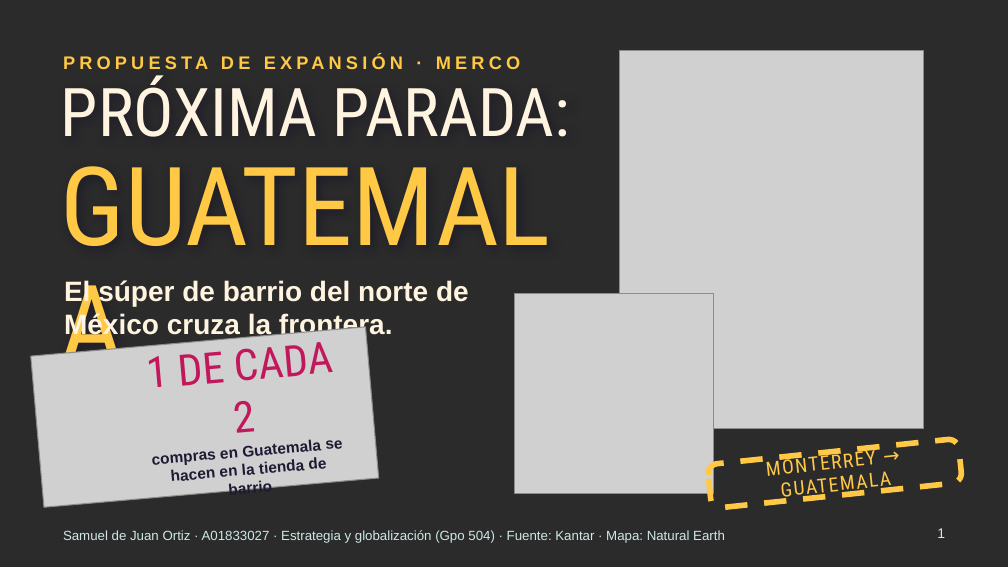
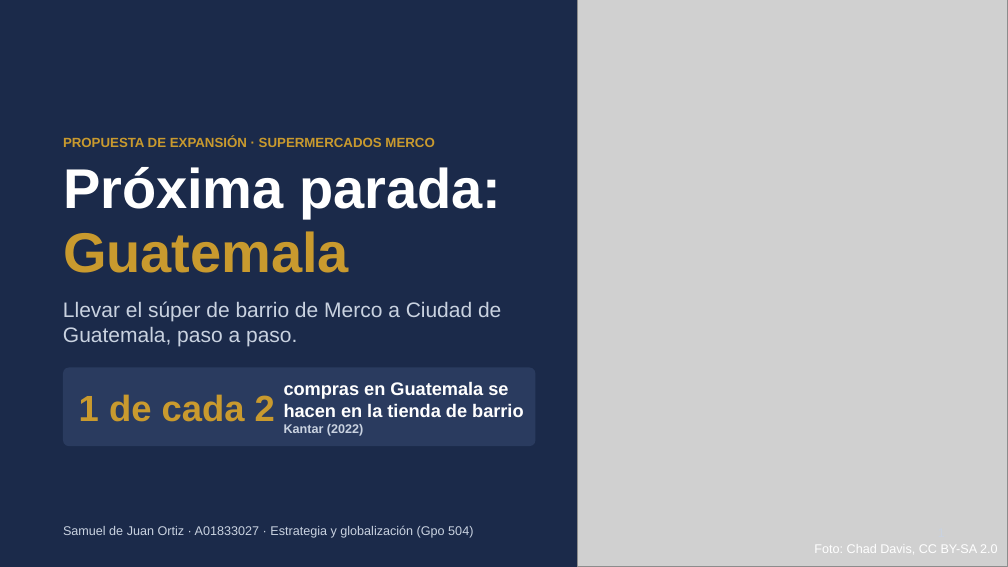
Before and after one commit to samueldejuan/samuel, a slide deck: slide 1 of presentacion/Pitch_Merco_Guatemala.pptx. Drawn at 1008x567 pixels with LibreOffice and Linux fonts; fonts in the diff are those of the drawing; grey boxes stand for pictures; background and template pictures are left out; a plain dark background stands for a picture behind light text. Boxes give left, top, right and bottom in pixels: in the first picture for what was removed or moved away, otherwise in the second. Text is boxed around its words. In the diff, an @@ line names an element or a change of style, - is before the commit and + after.

```diff
--- a/presentacion/Pitch_Merco_Guatemala.pptx
+++ b/presentacion/Pitch_Merco_Guatemala.pptx
@@ background picture (left out) to #1B2A4A @@
@@ picture: place and size @@
-picture at box(620, 50, 924, 428)
+picture at box(578, 0, 1008, 566)
@@ text at box(63, 136, 434, 147): text changed; size 13 to 9.5 pt; text colour #FFC845 to #C99A2E @@
-PROPUESTA DE EXPANSIÓN · MERCO
+PROPUESTA DE EXPANSIÓN · SUPERMERCADOS MERCO
@@ text at box(63, 167, 501, 273): text changed; size 48 to 40 pt; font Roboto Condensed to Arial; text colour #FFF4E0 to #FFFFFF; bold on @@
-PRÓXIMA PARADA:
-GUATEMALA
+Próxima parada:
+Guatemala
@@ picture removed at box(514, 294, 714, 494) @@
@@ picture removed at box(30, 327, 378, 508) @@
@@ text at box(63, 301, 501, 347): text changed; size 20 to 15 pt; text colour #FFF4E0 to #C9D2E0; bold off @@
-El súper de barrio del norte de México cruza la frontera.
+Llevar el súper de barrio de Merco a Ciudad de Guatemala, paso a paso.
@@ text at box(148, 335, 334, 433): paragraph removed @@
-1 DE CADA 2
@@ rounded rectangle added at box(62, 368, 535, 447), fill #2A3B5F @@
@@ text "compras en Guatemala se hacen ...": place and size @@
-text "compras en Guatemala se hacen ..." at box(148, 335, 334, 491)
+text "compras en Guatemala se hacen ..." at box(284, 381, 523, 436)
@@ text "compras en Guatemala se hacen ..." at box(284, 381, 523, 436): rotation 355 to 0 degrees @@
@@ text at box(284, 381, 523, 417): size 11 to 13 pt, text colour #1D1A33 to #FFFFFF in "compras en Guatemala se hacen en la ..."; alignment centre to left @@
@@ text added at box(79, 394, 275, 422), 26 pt, text #C99A2E, bold @@
+1 de cada 2
@@ text at box(284, 424, 363, 436): paragraph added @@
+Kantar (2022)
@@ rounded rectangle removed at box(707, 439, 962, 509) @@
-MONTERREY → GUATEMALA
@@ text at box(63, 525, 473, 538): text changed; size 9.5 to 9 pt; text colour #CDE8E6 to #C9D2E0 @@
-Samuel de Juan Ortiz · A01833027 · Estrategia y globalización (Gpo 504) · Fuente: Kantar · Mapa: Natural Earth
+Samuel de Juan Ortiz · A01833027 · Estrategia y globalización (Gpo 504)
@@ page number removed at box(937, 528, 945, 538) @@
-1
@@ text added at box(814, 544, 998, 553), 9 pt, text #FFFFFF @@
+Foto: Chad Davis, CC BY-SA 2.0
```
Also in this commit, not shown: 7 other slides changed, 17 other files.
